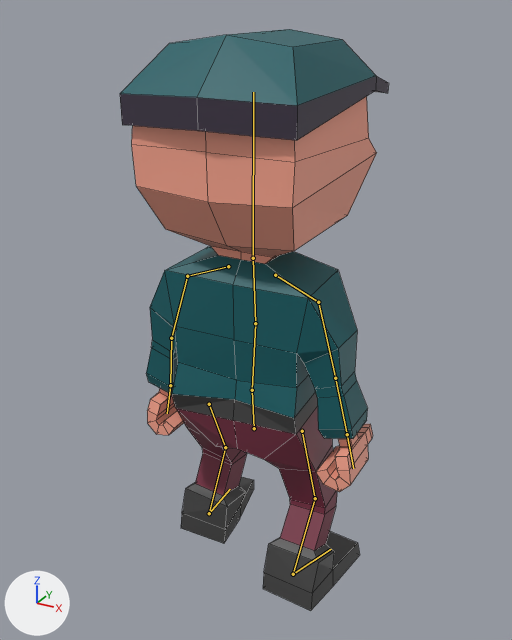
An edit to the Blender file characters/person/person.blend, drawn before and after from the same camera.
Both versions are drawn from a camera (50 mm lens) standing at (1.32, -2.38, 2.44) and looking at (-0.06, 0.12, 1.19). Lighting does not change. The marker at lower left points along +X, +Y and +Z. Both versions are drawn at frame 1 of the action 'Idle'; the numbers are the values there. The bones that bend it are drawn over the model as lines. Mesh edges are drawn as thin lines.

The first picture shows 'Character'.
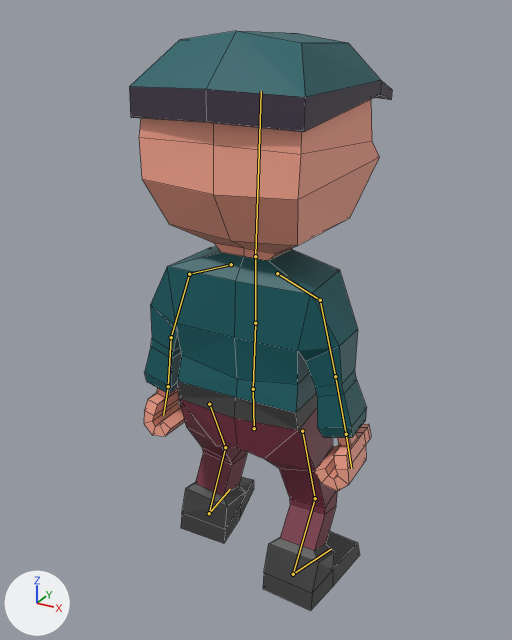
The change in detail:
Bone 'Pelvis' (bone_pelvis) turns from (0, 0, 0) to (2, 0, 0) degrees about its own x, y and z.
Bone 'Spine1' (bone_spine1) turns from (0, 0, 0) to (-3, 0, 0) degrees about its own x, y and z.
Bone 'Spine2' (bone_spine2) turns from (0, 0, 0) to (4, 0, 0) degrees about its own x, y and z.
Bone 'UpperArm.R' (bone_upperarm_r) turns from (-1, -3, 44) to (0, -3, 44) degrees about its own x, y and z.

Pixel boxes [x1, y1, x2, y2] of what changed, in the pictures (512 x 640 px):
'Character', posed: before [120, 29, 389, 611]; after [129, 31, 392, 611]
bone 'Pelvis', root to tip: before (254, 428) to (252, 390); after (254, 428) to (253, 389)
bone 'Spine1', root to tip: before (252, 390) to (255, 323); after (253, 389) to (255, 323)
bone 'Spine2', root to tip: before (255, 323) to (253, 258); after (255, 323) to (255, 256)
bone 'UpperArm.R', root to tip: before (318, 302) to (335, 378); after (320, 300) to (335, 376)
